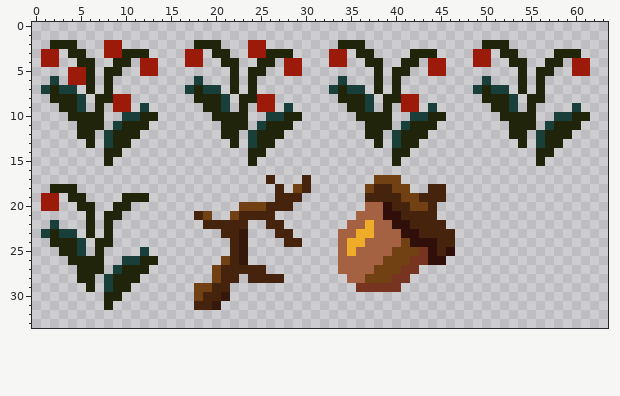
Edited in one commit: pixel-art sprite (Assets/Sprites/interactables.png). Above is the file before it was changed.
The file is 64x64 pixels. Shown: x 0..63, y 0..33.
After the commit:
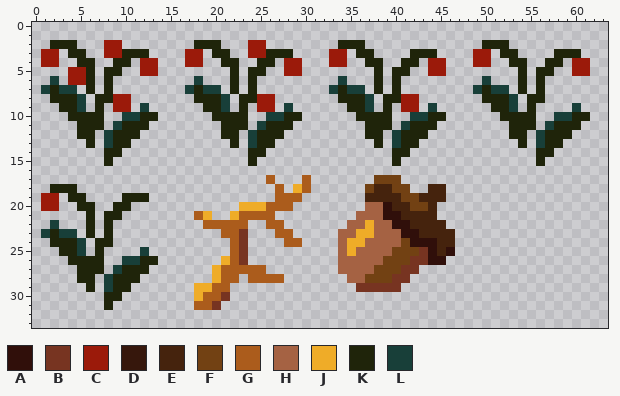
Palette (. is transparent): A #300f0a  B #773421  C #9b1a0a  D #36170c  E #45230d  F #724113  G #ab5c1c  H #a56243  J #efac28  K #1f240a  L #183f39
The exact change:
@@ x 16..32 @@
 16 .................
-17 ..........E...E..
-18 ...........E.FE..
-19 ...........EEE...
-20 .......FFFEEE....
-21 ..EF..FEEEE......
-22 ...EEEEE..EE.....
-23 .....EED...EE....
-24 ......ED....EE...
-25 ......ED.........
-26 .....FED.........
-27 ....FEEEEE.......
-28 ....FEE.EEEE.....
-29 ..FFEE...........
-30 ..FEED...........
-31 ..EED............
+17 ..........G...G..
+18 ...........G.JG..
+19 ...........GGG...
+20 .......JJJGGG....
+21 ..GJ..JGGGG......
+22 ...GGGGG..GG.....
+23 .....GGB...GG....
+24 ......GB....GG...
+25 ......GB.........
+26 .....JGB.........
+27 ....JGGGGG.......
+28 ....JGG.GGGG.....
+29 ..JJGG...........
+30 ..JGGB...........
+31 ..GGB............
 32 .................
